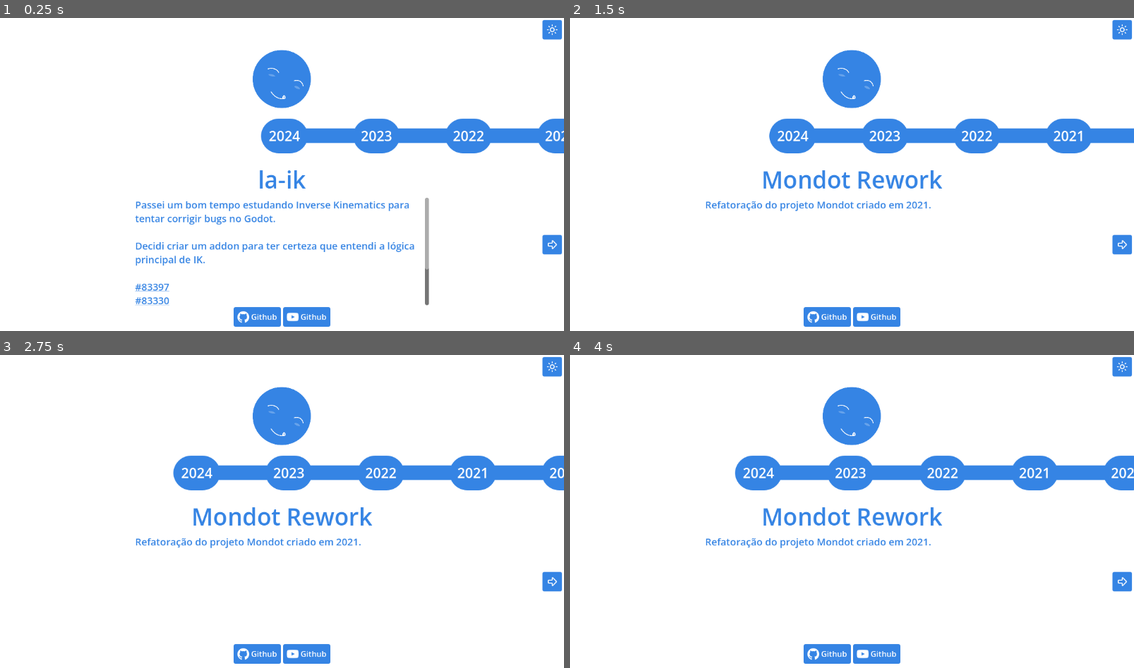
Above: before the commit, frames 1-4 (two rows, left to right).
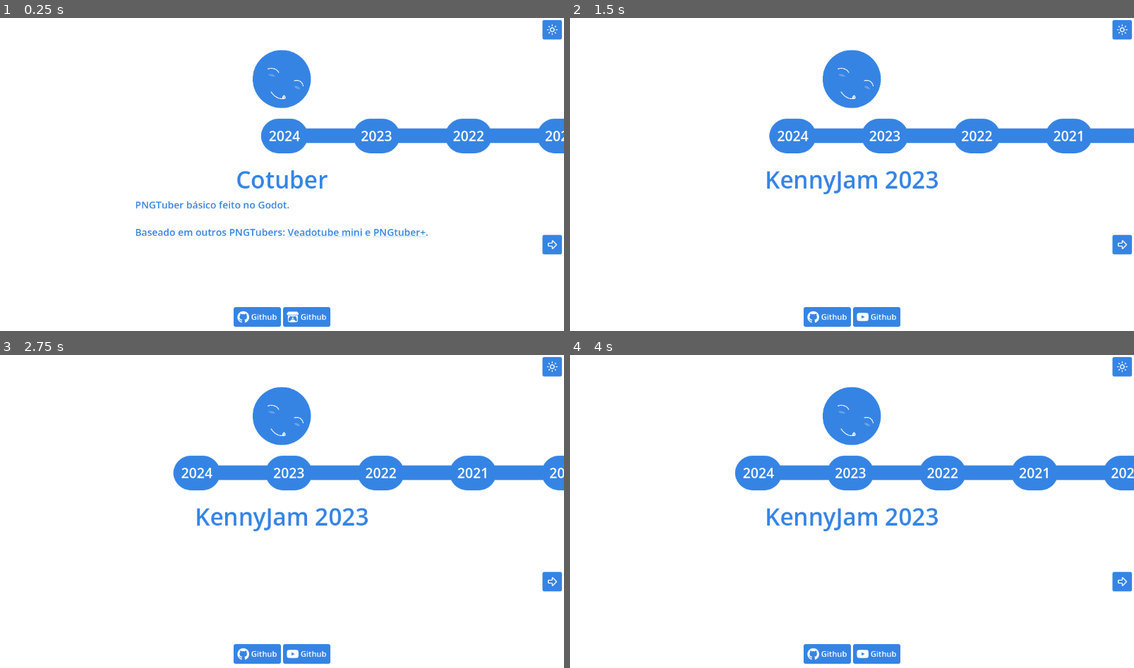
Above: after the commit, the same moments.

Repository: thiagola92/projects
Game: Godot game, scene res://scenes/index.tscn
The game is run twice, just before and just after one commit, with the same random seed, the same clock (stepped at 60 frames per second) and the same inputs.
Inputs:
- Up to frame 1 (0.25 s): no input
- Up to frame 2 (1.5 s): click "2024" at 0.5 s; click "2023" at 1.25 s
- Up to frame 3 (2.75 s): click "2023" at 2 s
- Up to frame 4 (4 s): click "2022" at 2.75 s; click "2023" at 3.5 s

The runs differ from the first frame. In frame 1, 3.2% of the frame differs, in the area x 23-77%, y 48-98%; in frame 2, 1.5%; in frame 3, 1.5%; in frame 4, 1.5%.

Commit message:
Fix unable to drag after a scroll target being setted

Diff:
--- a/projects/2024/00.tres
+++ b/projects/2024/00.tres
@@ -5,16 +5,21 @@
 [resource]
 script = ExtResource("1_3yr57")
 title = "la-ik"
-description = "Passei um bom tempo estudando Inverse Kinematics para tentar corrigir bugs no Godot.
+description = "Godot addon para Inverse Kinematics.
 
-Decidi criar um addon para ter certeza que entendi a lógica principal de IK.
+Após encontrar bugs na IK do Godot, decidi criar este addon para estudar o assunto e conseguir entregar melhores pull requests:
+- [url=https://github.com/godotengine/godot/pull/83397]#83397[/url]
+- [url=https://github.com/godotengine/godot/pull/83330]#83330[/url]
+- [url=https://github.com/godotengine/godot/pull/81544]#81544[/url]
+- [url=https://github.com/godotengine/godot/pull/81051]#81051[/url]
+- [url=https://github.com/godotengine/godot/pull/81048]#81048[/url]
+- [url=https://github.com/godotengine/godot/pull/83330#issuecomment-1809000653]#83330#1809000653[/url].
 
-[url=https://github.com/godotengine/godot/pull/83397]#83397[/url]
-[url=https://github.com/godotengine/godot/pull/83330]#83330[/url]
-[url=https://github.com/godotengine/godot/pull/81544]#81544[/url]
-[url=https://github.com/godotengine/godot/pull/81051]#81051[/url]
-[url=https://github.com/godotengine/godot/pull/81048]#81048[/url]
-[url=https://github.com/godotengine/godot/pull/83330#issuecomment-1809000653]#83330#1809000653[/url]
+
+
+
+
+
 "
 github_url = "https://github.com/thiagola92/la-ik"
 youtube_url = "https://www.youtube.com/watch?v=42IAwWF51gE"
--- a/projects/2024/01.tres
+++ b/projects/2024/01.tres
@@ -5,8 +5,8 @@
 [resource]
 script = ExtResource("1_vcism")
 title = "la-bh"
-description = "Comecei um jogo estilo [url=https://store.steampowered.com/app/1794680/Vampire_Survivors/]Vampire Survivors[/url] (Bullet Hell, Action Roguelike) porém multiplayer.
+description = "Protótipo de Bullet Hell/Action Roguelike.
 
-[url=https://store.steampowered.com/app/2510960/Temtem_Swarm/]Temtem Swarm[/url] foi anunciado dias depois de começar o projeto, isto me levou a largar esta ideia.  "
+Um jogo estilo [url=https://store.steampowered.com/app/1794680/Vampire_Survivors/]Vampire Survivors[/url] porém multiplayer. Infelizmente larguei a idéia após o anúncio do jogo [url=https://store.steampowered.com/app/2510960/Temtem_Swarm/]Temtem Swarm[/url]."
 youtube_url = "https://www.youtube.com/watch?v=dTNZpgxdz-E"
 metadata/_custom_type_script = "uid://266urdet7t4q"
--- a/projects/2024/02.tres
+++ b/projects/2024/02.tres
@@ -5,8 +5,8 @@
 [resource]
 script = ExtResource("1_pah6m")
 title = "zerotier-gdextension"
-description = "Após muita dor de cabeça consegui criar uma GDExtension (incompleta) do ZeroTier para o Godot.
+description = "Godot addon para utilizar [url=https://www.zerotier.com/]ZeroTier[/url] dentro do Godot (incompleto).
 
-Embora não tenha achado nenhuma utilidade para ela por questões de licença do ZeroTier, consegui documentar o passo a passo para reproduzir a extensão.  "
+Projeto cancelado por limitações de uso pela licensa do ZeroTier."
 github_url = "https://github.com/thiagola92/zerotier-gdextension"
 metadata/_custom_type_script = "uid://266urdet7t4q"
--- a/projects/2024/03.tres
+++ b/projects/2024/03.tres
@@ -5,7 +5,9 @@
 [resource]
 script = ExtResource("1_fxmyc")
 title = "Cotuber"
-description = "Comecei a desenvolver um PNGTuber em Godot, baseado em outras ferramentas como [url=https://olmewe.itch.io/veadotube-mini]Veadotube mini[/url] e [url=https://kaiakairos.itch.io/pngtuber-plus]PNGtuber+[/url].  "
+description = "PNGTuber básico feito no Godot.
+
+Baseado em outros PNGTubers: [url=https://olmewe.itch.io/veadotube-mini]Veadotube mini[/url] e [url=https://kaiakairos.itch.io/pngtuber-plus]PNGtuber+[/url]."
 github_url = "https://github.com/thiagola92/cotuber"
 itchio_url = "https://thiagola92.itch.io/cotuber"
 metadata/_custom_type_script = "uid://266urdet7t4q"
--- a/scenes/index.gd
+++ b/scenes/index.gd
@@ -42,6 +42,8 @@
 	assert(dir != null)
 
 	var files := dir.get_files()
+
+	files.reverse()
 
 	for filename in files:
 		# Exporting to web add ".remap" to files.
--- a/scenes/timeline/timeline.gd
+++ b/scenes/timeline/timeline.gd
@@ -21,6 +21,8 @@
 var _is_dragging: bool = false
 
 var _scroll_target: int = 0
+
+var _should_move_to_target: bool = false
 
 
 func _ready() -> void:
@@ -66,11 +68,16 @@
 
 
 func _move_to_target() -> void:
+	if not _should_move_to_target:
+		return
+
 	if scroll_horizontal == _scroll_target:
+		_should_move_to_target = false
 		return
 
 	if abs(scroll_horizontal - _scroll_target) < 2:
 		scroll_horizontal = _scroll_target
+		_should_move_to_target = false
 		return
 
 	scroll_horizontal = int(lerp(scroll_horizontal, _scroll_target, 0.1))
@@ -80,8 +87,9 @@
 	if Input.is_mouse_button_pressed(MOUSE_BUTTON_LEFT):
 		if event is InputEventMouseMotion:
 			_is_dragging = _is_dragging or abs(event.relative.x) > SCROLL_CHECK
+			_should_move_to_target = false
 			scroll_horizontal -= event.relative.x
-			_scroll_target = scroll_horizontal
+			return
 	else:
 		_is_dragging = false
 
@@ -93,5 +101,6 @@
 		return
 
 	_scroll_target = int(button.position.x)
+	_should_move_to_target = true
 
 	dir_selected.emit(directory)
Binary file changed: docs/index.icon.png
Not shown, changed: docs/index.html
Not shown, changed: docs/index.pck
